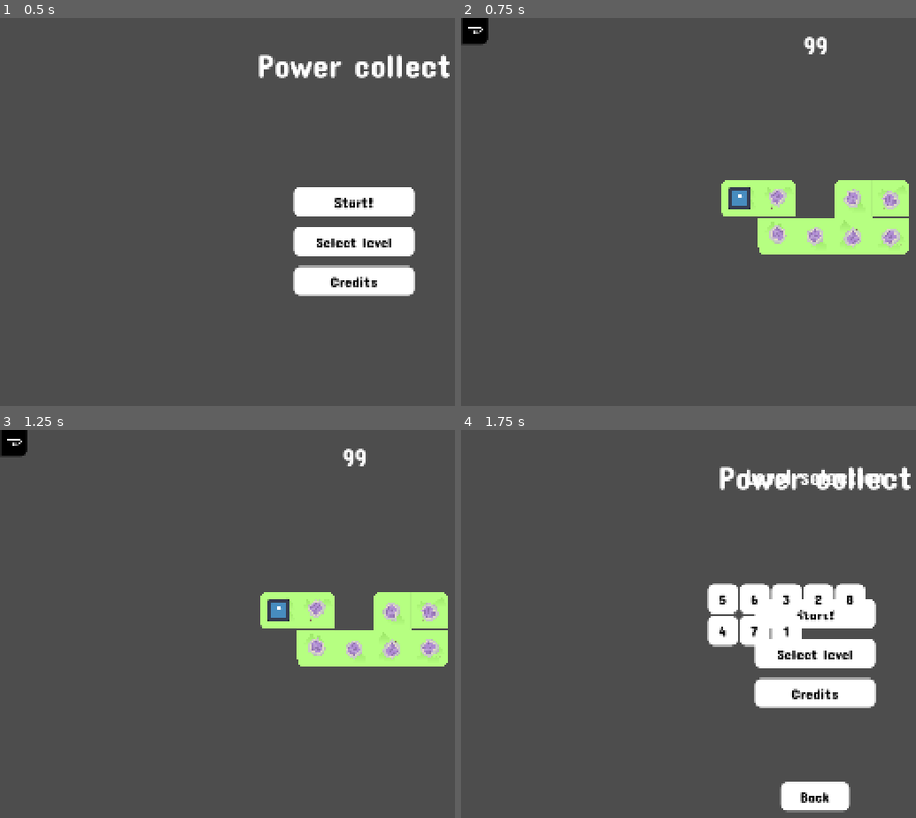
Above: before the commit, frames 1-4 (two rows, left to right).
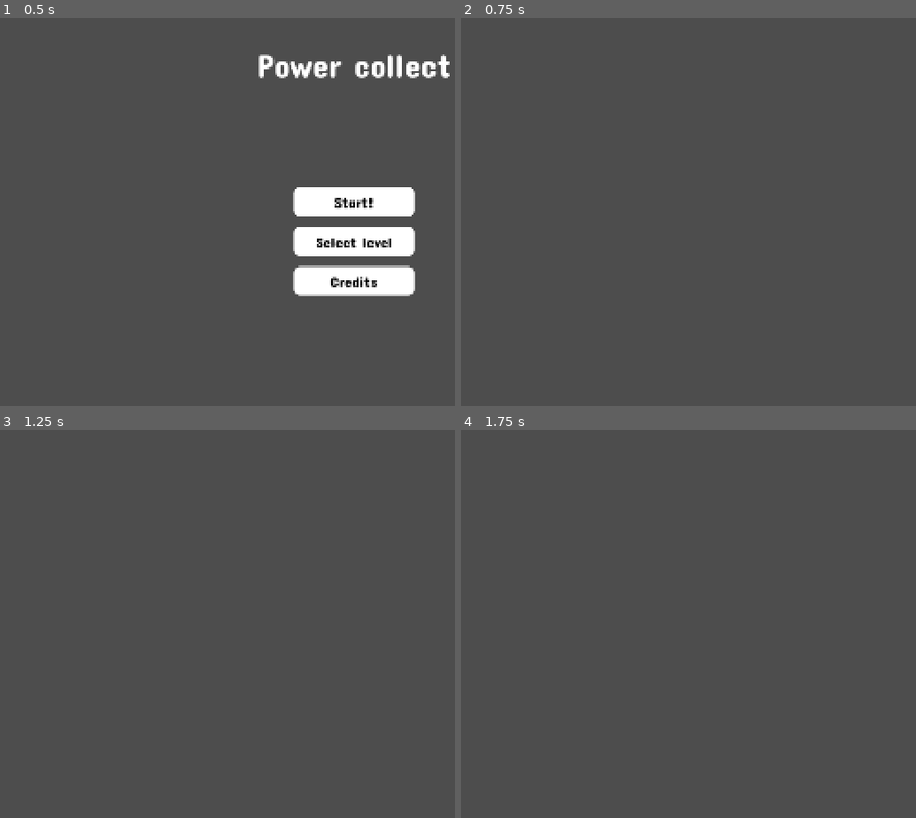
Above: after the commit, the same moments.

Repository: Sergueille/Collector
Game: Godot game, scene res://UI/menu_ui.tscn
Two runs of this game, one before a commit and one after it. Both use one fixed random seed, a clock stepped at 60 frames per second and the inputs below. The engine's default icon, where the game draws it, is replaced by a stand-in: a white triangle on a blue panel in a dark square.
Inputs (mouse positions are in pixels of both pictures, inside the frame that each line leads up to):
- Up to frame 1 (0.5 s): no input
- Up to frame 2 (0.75 s): click "Start!" at 0.5 s
- Up to frame 3 (1.25 s): no input
- Up to frame 4 (1.75 s): click (474, 441) at 1.27 s

Frame 1 is identical in both runs. In frame 2, 6.6% of the frame differs, in the area x 0-99%, y 0-61%; in frame 3, 6.6%; in frame 4, 11%, in the area x 54-99%, y 9-99%.
Error after the commit: Parse Error: Expected indented block after function declaration. (res://puzzle/puzzle.gd:69)

Commit message:
WIP fix back button

Diff:
--- a/UI/in_game_ui_control_menu.gd
+++ /dev/null
@@ -1,6 +0,0 @@
-extends Control
-
-
-func _on_go_back_menu_button_pressed() -> void:
-	SceneSwitcher.go_to_level(ResourceLoader.load("res://UI/menu_ui.tscn").instantiate())
-	get_tree().change_scene_to_file("res://UI/level_selection.tscn")
--- a/UI/ingame_ui.gd
+++ b/UI/ingame_ui.gd
@@ -1,8 +1,12 @@
 extends Control
 
+signal back_to_menu
 
 @export var items: Array[InventoryItem]
 @export var move_count_label: Label
 
 func update_label_ui(remaining_moves: int) -> void:
 	move_count_label.text = str(remaining_moves)
+
+func bubble_back_to_menu() -> void:
+	back_to_menu.emit()
--- a/UI/ingame_ui.tscn
+++ b/UI/ingame_ui.tscn
@@ -1,11 +1,10 @@
-[gd_scene load_steps=10 format=3 uid="uid://0ghb8n7ykg2l"]
+[gd_scene load_steps=9 format=3 uid="uid://0ghb8n7ykg2l"]
 
 [ext_resource type="Script" uid="uid://dbp4txte3ljxa" path="res://UI/ingame_ui.gd" id="1_jjenp"]
 [ext_resource type="Theme" uid="uid://bprlrvabch0qk" path="res://UI/theme.tres" id="1_mjlmo"]
 [ext_resource type="Texture2D" uid="uid://bp2vmhjbfkjfg" path="res://sprites/magnet.svg" id="2_8d257"]
 [ext_resource type="PackedScene" uid="uid://bleuowoor1sc2" path="res://UI/inventory_item.tscn" id="2_mjlmo"]
 [ext_resource type="Texture2D" uid="uid://cvnqx2rqm0ibf" path="res://sprites/dash.svg" id="4_aw6gv"]
-[ext_resource type="Script" uid="uid://bkyuph3ffhqxq" path="res://UI/in_game_ui_control_menu.gd" id="5_3gw13"]
 [ext_resource type="StyleBox" uid="uid://kfvai4h5q45v" path="res://UI/back_theme.tres" id="6_ewjwa"]
 [ext_resource type="Texture2D" uid="uid://bx4xpkri4n6kb" path="res://sprites/back.svg" id="6_jjenp"]
 
@@ -69,7 +68,6 @@
 anchors_preset = 0
 offset_right = 166.0
 offset_bottom = 130.0
-script = ExtResource("5_3gw13")
 
 [node name="GoBackMenuButton" type="Button" parent="Control"]
 layout_mode = 0
@@ -85,4 +83,4 @@
 icon_alignment = 1
 expand_icon = true
 
-[connection signal="pressed" from="Control/GoBackMenuButton" to="Control" method="_on_go_back_menu_button_pressed"]
+[connection signal="pressed" from="Control/GoBackMenuButton" to="." method="bubble_back_to_menu"]
--- a/puzzle/puzzle.gd
+++ b/puzzle/puzzle.gd
@@ -64,3 +64,6 @@
 		it.set_use_count(player.power_ups[it.type])
 
 	ui.update_label_ui(move_remaining)
+
+
+func back_to_menu() -> void:
--- a/puzzle/puzzle.tscn
+++ b/puzzle/puzzle.tscn
@@ -33,6 +33,8 @@
 tilemap = NodePath("TileMapLayer")
 ui = NodePath("CanvasLayer/IngameUI")
 tile_scene = ExtResource("2_8isiv")
+level_size = null
+move_remaining = null
 
 [node name="TileMapLayer" type="TileMapLayer" parent="."]
 tile_set = SubResource("TileSet_3gr0x")
@@ -40,10 +42,6 @@
 [node name="CanvasLayer" type="CanvasLayer" parent="."]
 
 [node name="IngameUI" parent="CanvasLayer" instance=ExtResource("3_xv3xb")]
-offset_left = 2.0
-offset_top = 1.0
-offset_right = 2.0
-offset_bottom = 1.0
 
 [node name="Player" parent="." instance=ExtResource("4_3gr0x")]
 scale = Vector2(2, 2)
Not shown, removed: UI/in_game_ui_control_menu.gd.uid
